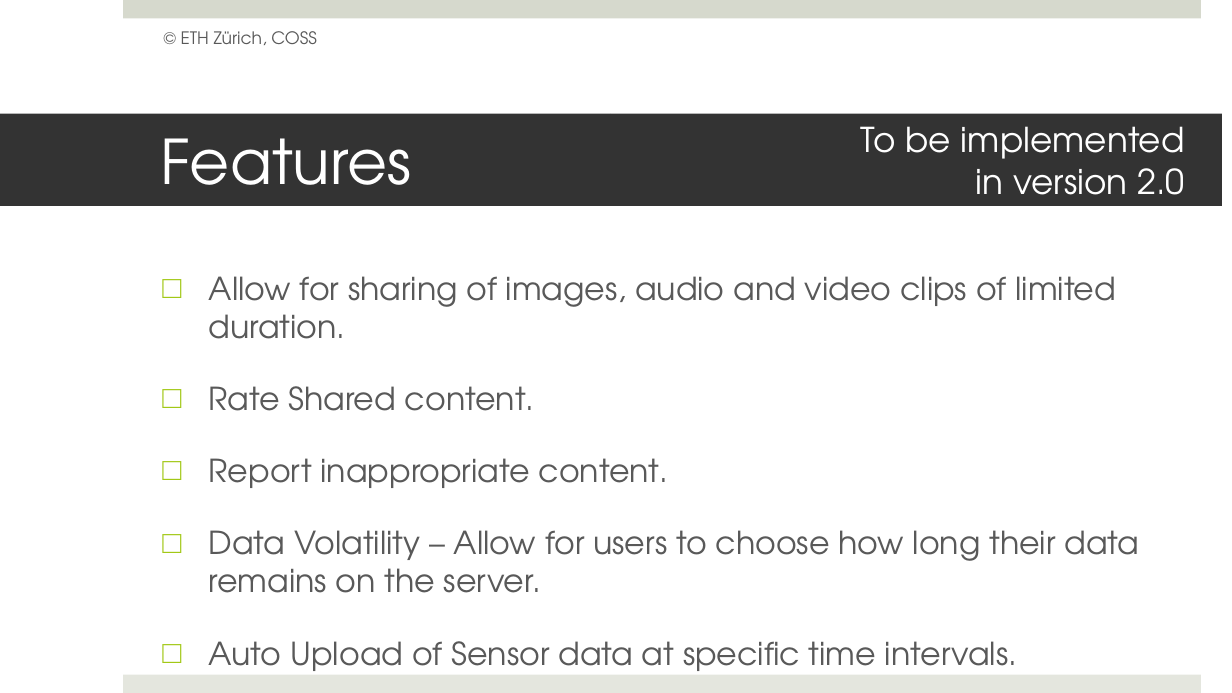
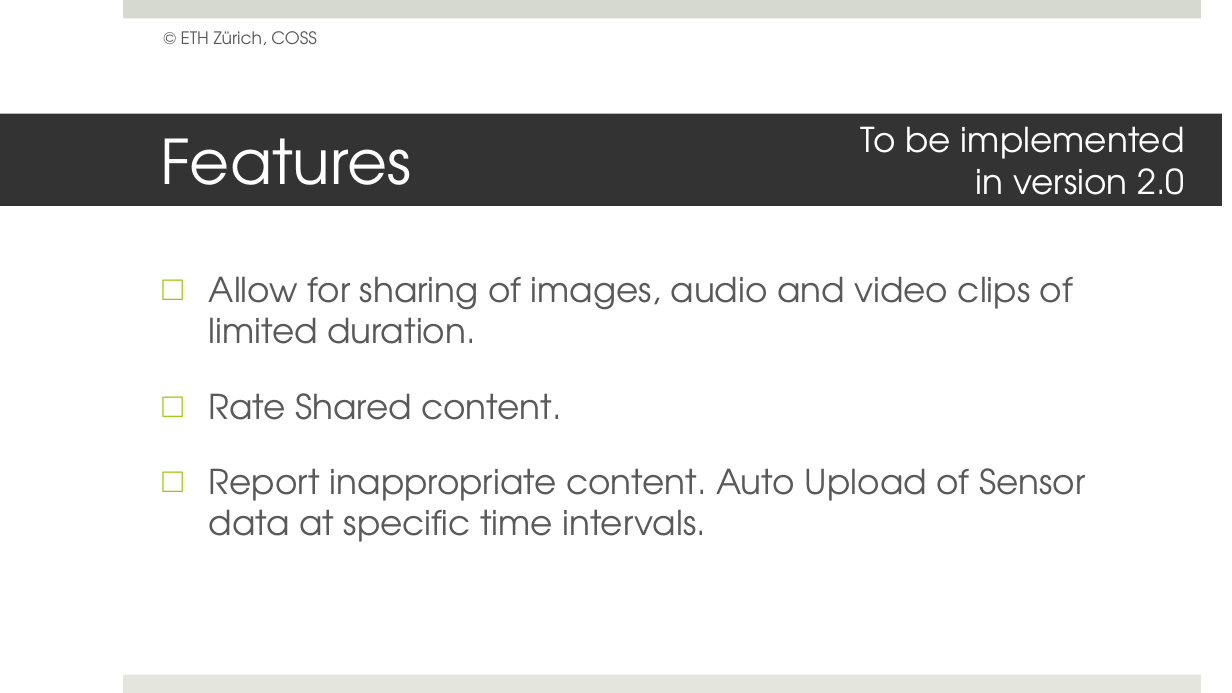
Before and after one commit to mistelip/SwarmPulse, a slide deck: slide 5 of Documents/presentation.pptx. Drawn at 1232x693 pixels with LibreOffice and Linux fonts; fonts in the diff are those of the drawing. Boxes give left, top, right and bottom in pixels: in the first picture for what was removed or moved away, otherwise in the second. Text is boxed around its words. In the diff, an @@ line names an element or a change of style, - is before the commit and + after.

```diff
--- a/Documents/presentation.pptx
+++ b/Documents/presentation.pptx
@@ text at [209,276,1073,420]: size 18.5 to 20 pt in "Allow for sharing of images, audio and ...", "Rate Shared content." @@
@@ text at [209,468,1085,542]: text changed; size 18.5 to 20 pt @@
-□ Report inappropriate content.
-□ Data Volatility – Allow for users to choose how long their data remains on the server.
-□ Auto Upload of Sensor data at specific time intervals.
+□ Report inappropriate content. Auto Upload of Sensor data at specific time intervals.
```
Also in this commit, not shown: 4 other slides changed, 8 other files.
